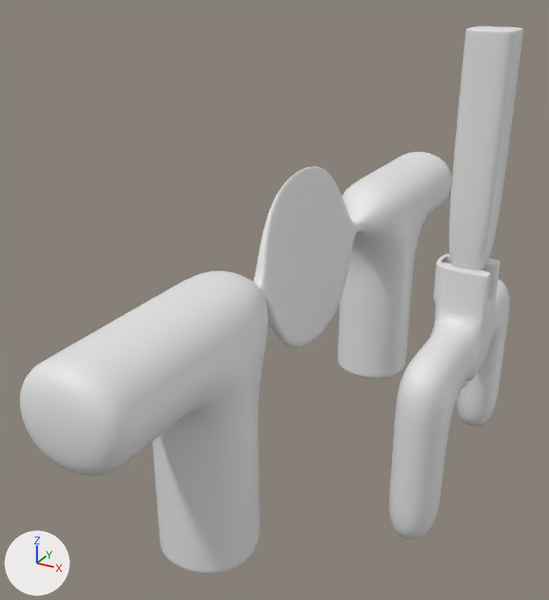
Two versions of the FBX model Assets/Models/Beer_tap2.fbx, one commit apart.
Rendered twice from a 50 mm lens placed at (5.27, -8.59, 7.09), pointed at (-0.13, 1.22, 2.18). Lighting does not change. The marker at lower left points along +X, +Y and +Z. Where no turn or scale is listed for an object, it has been applied to the vertices. Vertices at the same position are counted once.
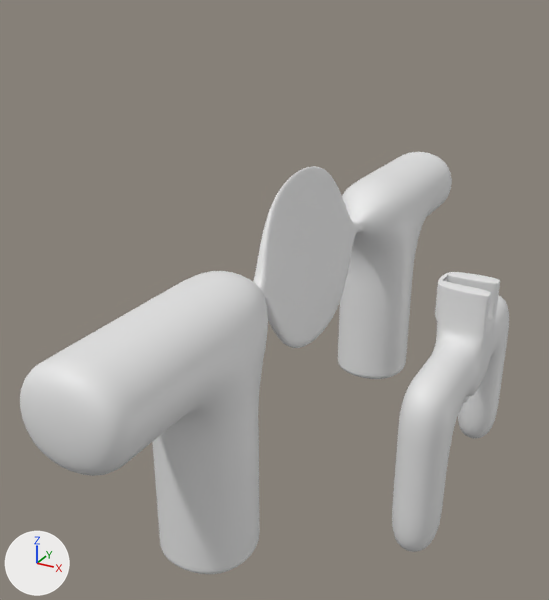
The newer file is also turned or shifted as a whole; pictures and numbers use the older file's frame.

Where the change shows, as pixel boxes (x1, y1, x2, y2) in the pictures (549 x 600 px):
'Cube', reshaped: before (389, 253, 509, 539); after (392, 272, 509, 552)
'Cube.002', deleted: before (449, 26, 523, 270)

Edits to the bpy script that builds the scene:
```text
Change me_cube_001:
    used by ob_cube; location = (2.71, 0.3, 0.79)
    remove me_cube_001.from_pydata(...)  # 14828 vertices, 14769 faces; spans x -0.45..0.38, y -0.47..3.87, z -1.43..2.28
    add me_cube_001.from_pydata(...)  # 14808 vertices, 14746 faces; spans x -0.45..0.38, y -0.29..4.05, z -1.8..1.91
    me_cube_001 part 1: 30 vertices moved within x -0.38..0.38, y 1.51..2.25, z 0.03..1.88; 14735 vertices removed from x -0.45..0.38, y -0.47..3.87, z -1.43..2.28; 14654 vertices added at x -0.45..0.38, y -0.29..4.05, z -1.8..1.91
Remove ob_cube_002:
    ob_cube_002 = bpy.data.objects.new('Cube.002', me_mesh_001)
    ob_cube_002.location = (2.59, 1.99, 2.68)
```
